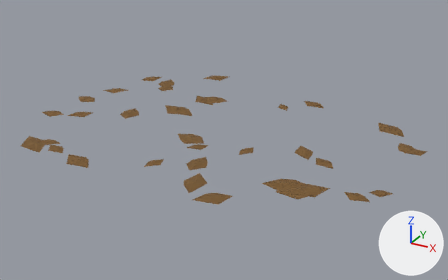
An edit to the Blender file assets/fallen-leaves.blend, drawn before and after from the same camera.
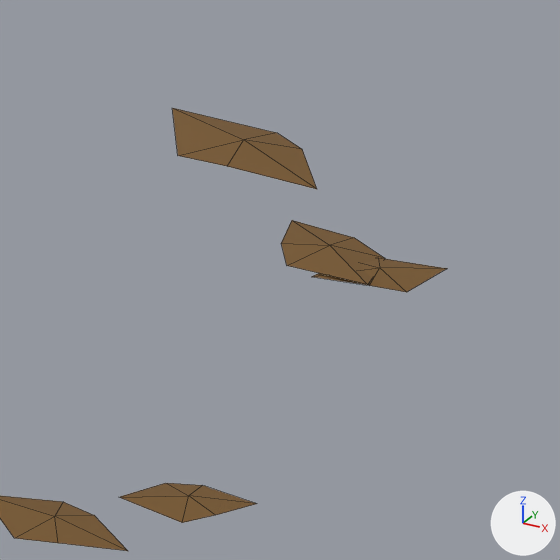
The first picture shows the older version from a camera (50 mm lens) standing at (1.324, -2.415, 1.153) and looking at (0.014, -0.033, -0.038). The close-ups show the older and then the newer version on the part from 78% to 100% of the width and 37% to 73% of the height of that picture. Only the edits that show in the close-ups are written down. Every picture has the same lights, and +X, +Y and +Z are marked at lower right. The close-ups show mesh edges as thin lines.

Objects in the first close-up: 'Curled leaf.009', 'Curled leaf.011', 'Curled leaf.017', 'Curled leaf.022', 'Curled leaf.028'.
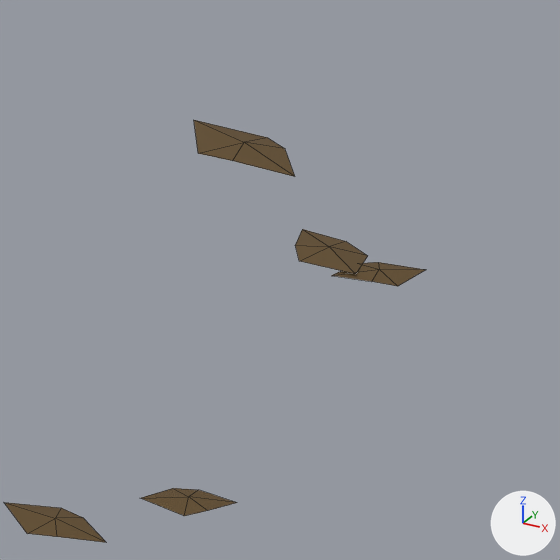
Edits to the bpy script that builds the scene:
```text
Change mat_leaf_ochre:
    mat_leaf_ochre.base_color: (0.18, 0.094, 0.026) -> (0.115, 0.069, 0.023)  # brown #76562d -> brown #5f4a2a
Change me_curled_leaf_009:
    used by ob_curled_leaf_009; parent = ob_fallen_leaves; location = (0.0, 0.0, 0.0)
    remove me_curled_leaf_009.from_pydata(...)  # 7 vertices, 6 faces; spans x 0.634..0.786, y 0.281..0.387, z 0.018..0.029
    add me_curled_leaf_009.from_pydata(...)  # 7 vertices, 6 faces; spans x 0.658..0.764, y 0.296..0.37, z 0.019..0.027
    me_curled_leaf_009 part 1: the whole mesh is scaled about its middle by 0.7, then moved by (0.001, -0.001, 0.0)
Change me_curled_leaf_011:
    used by ob_curled_leaf_011; parent = ob_fallen_leaves; location = (0.0, 0.0, 0.0)
    remove me_curled_leaf_011.from_pydata(...)  # 7 vertices, 6 faces; spans x 0.8244..0.9155, y 0.1061..0.1682, z 0.018..0.0244
    add me_curled_leaf_011.from_pydata(...)  # 7 vertices, 6 faces; spans x 0.8377..0.9014, y 0.1146..0.1581, z 0.0187..0.0232
    me_curled_leaf_011 part 2: the whole mesh is scaled about its middle by 0.7, then moved by (-0.0004, -0.0008, -0.0003)
Change me_curled_leaf_017:
    used by ob_curled_leaf_017; parent = ob_fallen_leaves; location = (0.0, 0.0, 0.0)
    remove me_curled_leaf_017.from_pydata(...)  # 7 vertices, 6 faces; spans x 0.7175..0.8267, y -0.4076..-0.3421, z 0.018..0.0247
    add me_curled_leaf_017.from_pydata(...)  # 7 vertices, 6 faces; spans x 0.7343..0.8108, y -0.3985..-0.3526, z 0.0187..0.0234
    me_curled_leaf_017 part 3: the whole mesh is scaled about its middle by 0.7, then moved by (0.0005, -0.0007, -0.0003)
Change me_curled_leaf_022:
    used by ob_curled_leaf_022; parent = ob_fallen_leaves; location = (0.0, 0.0, 0.0)
    remove me_curled_leaf_022.from_pydata(...)  # 7 vertices, 6 faces; spans x 0.7832..0.8688, y 0.1009..0.2085, z 0.018..0.0262
    add me_curled_leaf_022.from_pydata(...)  # 7 vertices, 6 faces; spans x 0.7957..0.8556, y 0.1175..0.1928, z 0.0189..0.0247
    me_curled_leaf_022 part 4: the whole mesh is scaled about its middle by 0.7, then moved by (-0.0004, 0.0005, -0.0004)
Change me_curled_leaf_028:
    used by ob_curled_leaf_028; parent = ob_fallen_leaves; location = (0.0, 0.0, 0.0)
    remove me_curled_leaf_028.from_pydata(...)  # 7 vertices, 6 faces; spans x 0.8004..0.8847, y -0.3324..-0.2773, z 0.018..0.0237
    add me_curled_leaf_028.from_pydata(...)  # 7 vertices, 6 faces; spans x 0.8134..0.8724, y -0.3233..-0.2848, z 0.0186..0.0226
    me_curled_leaf_028 part 5: the whole mesh is scaled about its middle by 0.7, then moved by (0.0004, 0.0008, -0.0002)
```

Changed parts and their boxes (x1, y1, x2, y2) in the close-ups (560 x 560 px):
'Curled leaf.009', recoloured, rescaled (30% narrower, 29% shorter)
    before: (172, 108, 317, 189)
    after: (194, 120, 295, 177)
'Curled leaf.017', recoloured, rescaled
    before: (0, 496, 128, 551)
    after: (4, 502, 107, 543)
'Curled leaf.022', recoloured, rescaled (30% narrower, 30% shorter)
    before: (281, 220, 385, 285)
    after: (295, 229, 368, 274)
'Curled leaf.028', recoloured, rescaled (30% narrower, 29% shorter)
    before: (120, 483, 256, 523)
    after: (141, 488, 236, 516)
'Curled leaf.011', recoloured, rescaled (30% narrower, 26% shorter)
    before: (312, 259, 447, 292)
    after: (331, 262, 425, 286)
